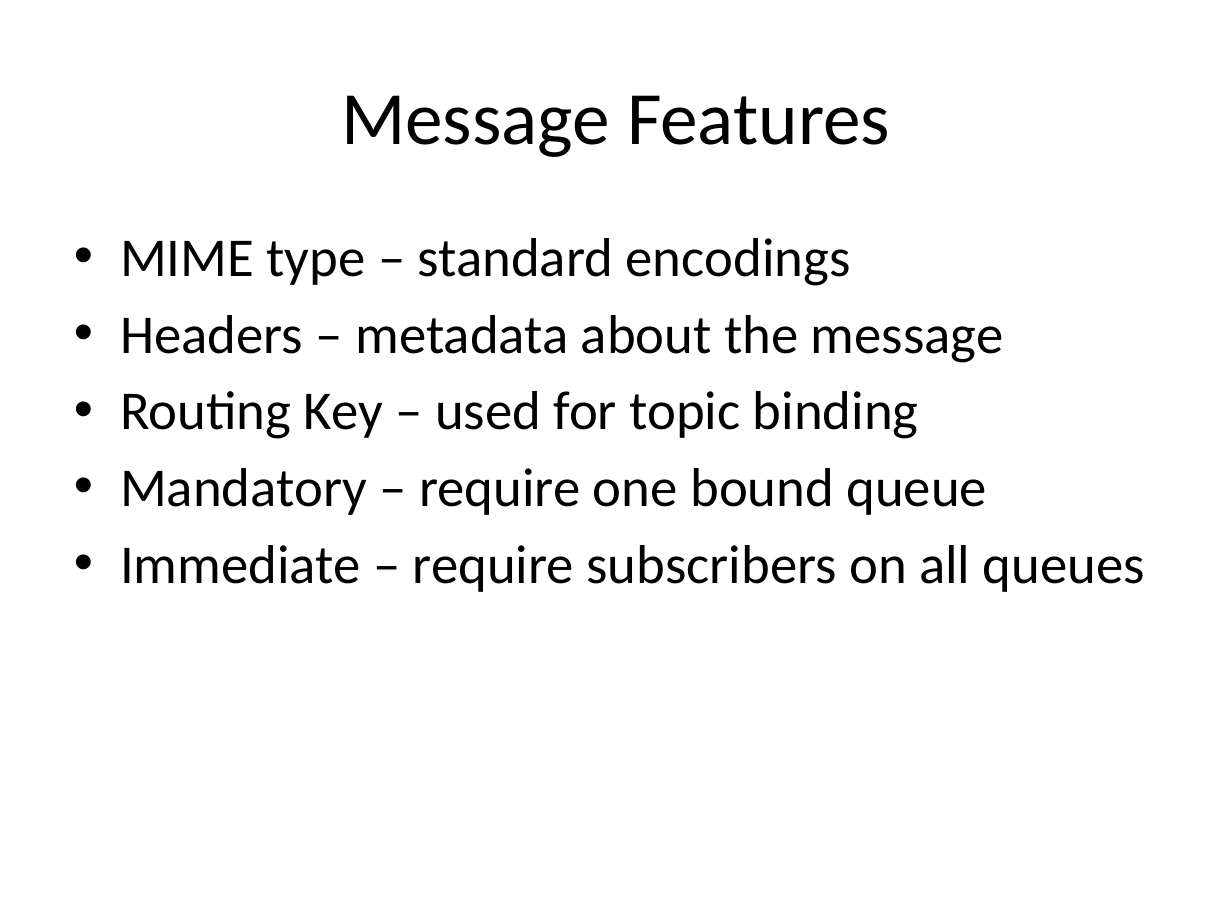
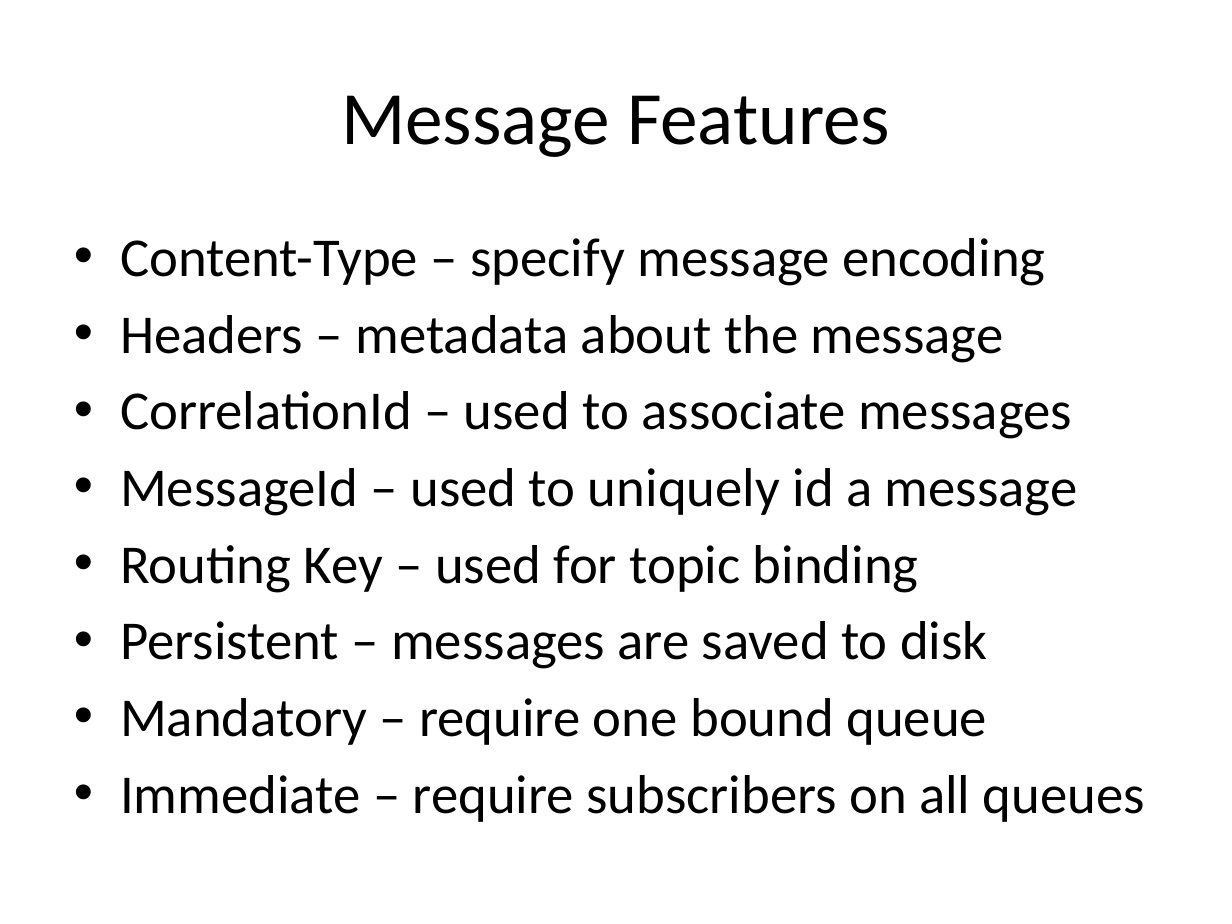
Before and after one commit to cl9p/rabbitmq-demos, a slide deck: slide 18 of Messaging Patterns.pptx (slide 17 before the commit). Drawn at 1232x924 pixels with LibreOffice and Linux fonts; fonts in the diff are those of the drawing. Boxes give left, top, right and bottom in pixels: in the first picture for what was removed or moved away, otherwise in the second. Text is boxed around its words. In the diff, an @@ line names an element or a change of style, - is before the commit and + after.

```diff
--- a/Messaging Patterns.pptx
+++ b/Messaging Patterns.pptx
@@ text at [120, 238, 1045, 286]: text changed @@
-• MIME type – standard encodings
+• Content-Type – specify message encoding
@@ text at [120, 391, 1078, 516]: paragraphs added @@
+• CorrelationId – used to associate messages
+• MessageId – used to uniquely id a message
@@ text at [120, 621, 988, 669]: paragraph added @@
+• Persistent – messages are saved to disk
```
Also in this commit, not shown: 10 other slides changed, 2 slides added.
